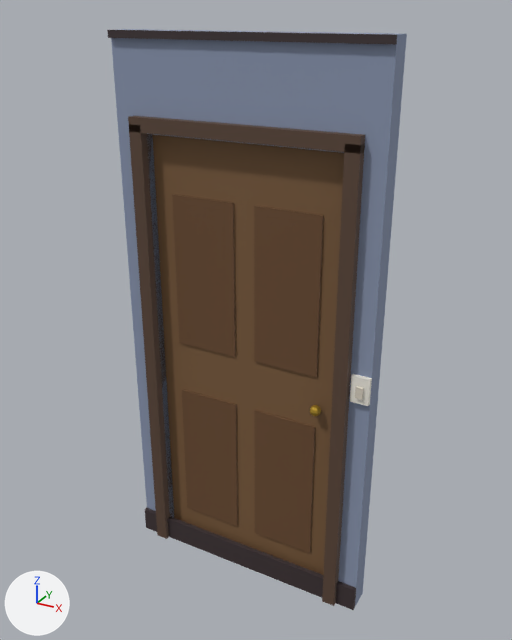
One commit to the FBX model unity/Assets/Art/rooms/wall_door.fbx: the scene before it, then after it.
Rendered twice from a camera (50 mm lens) standing at (1.41, -2.46, 2.58) and looking at (0.03, 0.05, 1.32). Arrows for +X, +Y and +Z are at lower left; the lights stay in place. The older version comes first. Where no turn or scale is listed for an object, it has been applied to the vertices. Vertices at exactly the same position are counted once.

Names of what the first picture shows: 'door', 'wall_door'.
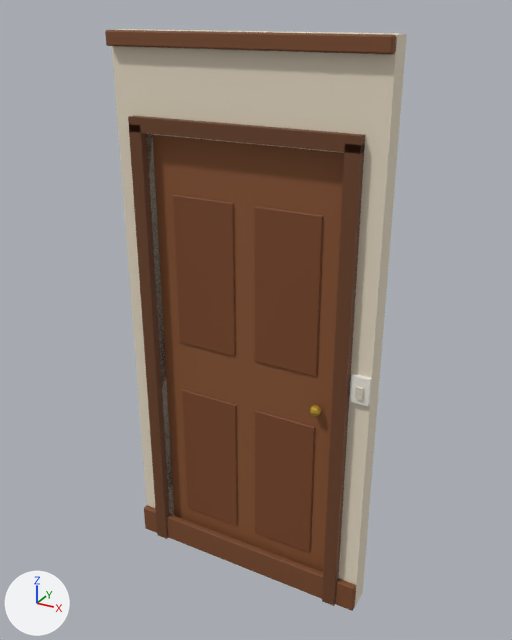
The change, as a diff of the scene's bpy script:
```diff
--- a/unity/Assets/Art/rooms/wall_door.fbx.py
+++ b/unity/Assets/Art/rooms/wall_door.fbx.py
@@ mat_c7a4a2a @@
+mat_c7a4a2a = principled_material('c7a4a2a')
+mat_c7a4a2a.base_color = (0.195, 0.0685, 0.0232)  # brown #7a4a2a
+mat_c7a4a2a.roughness = 0.7
@@ mat_ce8dcc6 @@
+mat_ce8dcc6 = principled_material('ce8dcc6')
+mat_ce8dcc6.base_color = (0.807, 0.716, 0.565)  # pale yellow #e8dcc6
+mat_ce8dcc6.roughness = 0.9
@@ mat_c6a4024 @@
+mat_c6a4024 = principled_material('c6a4024')
+mat_c6a4024.base_color = (0.144, 0.0513, 0.0176)  # brown #6a4024
+mat_c6a4024.roughness = 0.7
@@ mat_c7a4626 @@
+mat_c7a4626 = principled_material('c7a4626')
+mat_c7a4626.base_color = (0.195, 0.0612, 0.0194)  # brown #7a4626
+mat_c7a4626.roughness = 0.7
@@ mat_c8a5430 @@
+mat_c8a5430 = principled_material('c8a5430')
+mat_c8a5430.base_color = (0.254, 0.0887, 0.0296)  # brown #8a5430
+mat_c8a5430.roughness = 0.7
@@ me_door @@
 # used by ob_door; location = (0.0, 0.02, 1.06)
-me_door.from_pydata(...)  # 98 vertices, 98 faces; spans x -0.45..0.45, y -0.08..0.02, z -1.04..1.04
+me_door.from_pydata(...)  # 162 vertices, 178 faces; spans x -0.45..0.45, y -0.08..0.02, z -1.04..1.04
+# me_door part 1
+# 16 faces are deleted
+# 64 vertices are added at x -0.35..0.35, y -0.03..-0.02, z -0.86..0.79
+# 96 new faces join them, mat_c7a4626 (brown #7a4626)
+# me_door part 2: 26 faces spanning x -0.45..0.45, y -0.02..0.02, z -1.04..1.04 switch from mat_c7a5a3a (brown #7a5a3a) to mat_c8a5430 (brown #8a5430)
+# me_door part 3: 8 faces spanning x -0.35..0.35, y -0.03..-0.02, z -0.86..0.79 switch from mat_c6a4a2e (brown #6a4a2e) to mat_c7a4626 (brown #7a4626)
 me_door.materials.append(mat_cd8b040)
@@ me_wall_door @@
 # used by ob_wall_door; location = (0.0, 0.0, 0.0)
-me_wall_door.from_pydata(...)  # 75 vertices, 60 faces; spans x -0.6..0.6, y -0.07..0.07, z 0.0..2.5
-me_wall_door.materials.append(mat_c3a2e30)  # dark grey #3a2e30
+me_wall_door.from_pydata(...)  # 107 vertices, 100 faces; spans x -0.6..0.6, y -0.07..0.07, z 0.0..2.5
+# me_wall_door part 4: the loose piece of 8 vertices spanning x -0.6..0.6, y -0.05..-0.03, z 2.47..2.5 is rebuilt with 24 vertices and now spans x -0.6..0.6, y -0.07..-0.03, z 2.44..2.5, in mat_c7a4a2a (brown #7a4a2a)
+# me_wall_door part 5
+# 6 vertices are removed from x -0.6..0.6, y -0.05..-0.03, z 0.0..0.12
+# 6 faces are deleted
+# 16 vertices are added at x -0.6..0.6, y -0.06..-0.03, z 0.0..0.14
+# 6 new vertices lie (0.0, 0.0, 0.14) away from vertices in x -0.6..0.6, y -0.06..-0.03, z 0.0
+# 26 new faces join them, mat_c7a4a2a (brown #7a4a2a)
+# me_wall_door part 6: 18 faces spanning x -0.6..0.6, y -0.03..0.07, z 0.0..2.5 switch from mat_c8a96b0 (greyish blue #8a96b0) to mat_ce8dcc6 (pale yellow #e8dcc6)
+# me_wall_door part 7: 18 faces spanning x -0.51..0.51, y -0.07..0.07, z 0.0..2.17 switch from mat_c5a4436 (brown #5a4436) to mat_c6a4024 (brown #6a4024)
 me_wall_door.materials.append(mat_cf0ece2)
 me_wall_door.materials.append(mat_cd8d0c0)
+me_wall_door.materials.append(mat_c7a4a2a)  # brown #7a4a2a
```

Changed parts and their boxes (x1, y1, x2, y2) in the pictures (512 x 640 px):
'wall_door', reshaped: before (107, 29, 407, 610); after (105, 29, 407, 611)
'door', reshaped: before (152, 134, 344, 575); after (152, 134, 344, 573)
part 1 of me_door, cut back: before (182, 203, 324, 553); after (173, 195, 323, 552)
part 2 of me_door, recoloured: (152, 134, 344, 573) in both
part 3 of me_door, recoloured: (173, 195, 322, 376) in both
part 4 of me_wall_door, rebuilt (56% taller): before (107, 30, 397, 45); after (105, 30, 397, 54)
part 5 of me_wall_door, built on: before (145, 508, 356, 610); after (144, 505, 356, 611)
part 6 of me_wall_door, recoloured (greyish blue to pale yellow): (112, 29, 407, 606) in both
part 7 of me_wall_door, recoloured: (128, 116, 365, 606) in both
